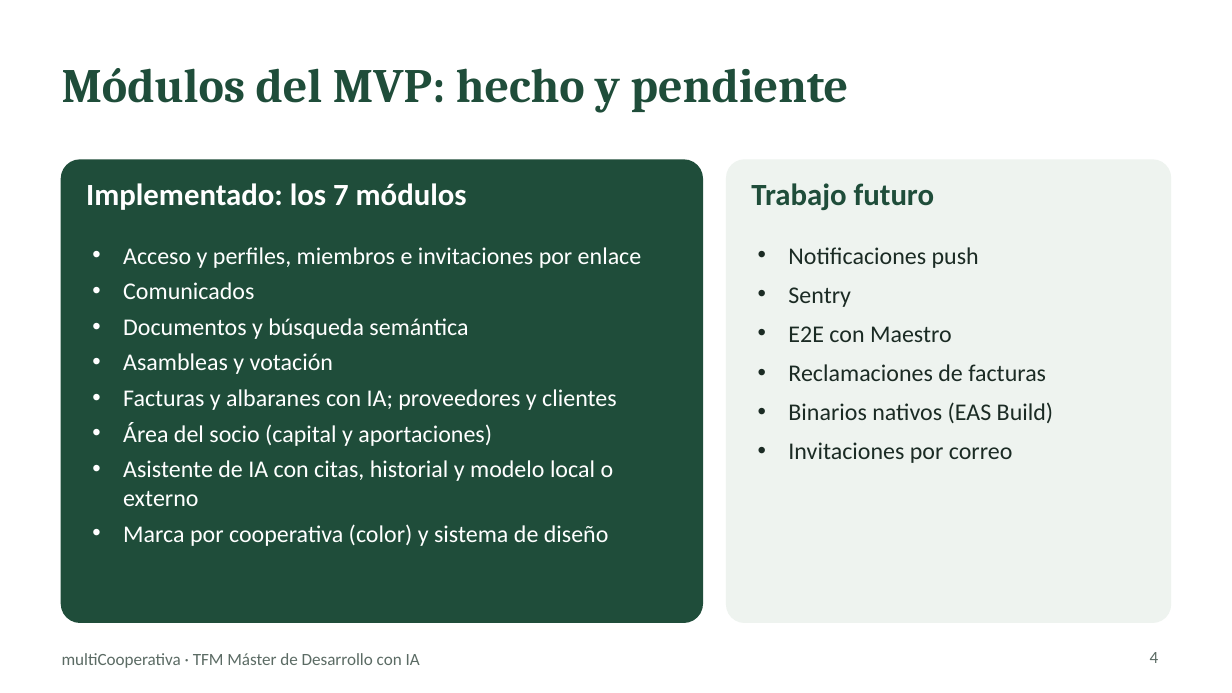
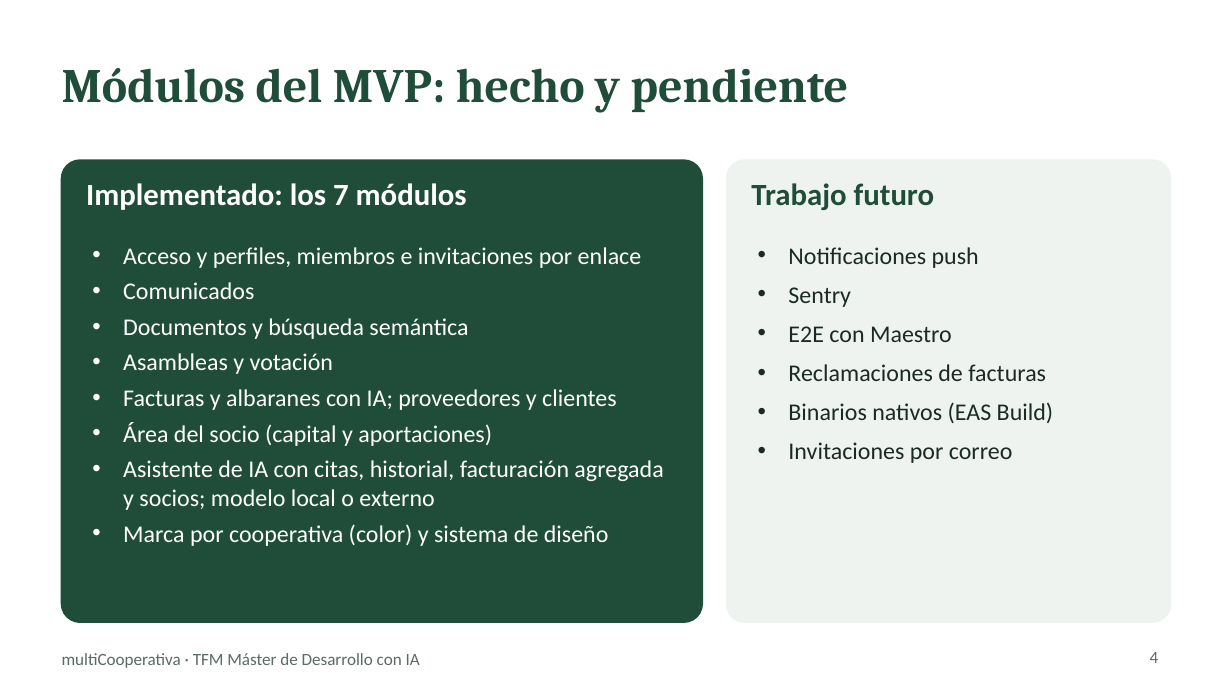
Before and after one commit to chaparro2001/multiCooperativa, a slide deck: slide 4 of docs/slides/multicooperativa-tfm.pptx. Drawn at 1232x693 pixels with LibreOffice and Linux fonts; fonts in the diff are those of the drawing. Boxes give left, top, right and bottom in pixels: in the first picture for what was removed or moved away, otherwise in the second. Text is boxed around its words. In the diff, an @@ line names an element or a change of style, - is before the commit and + after.

```diff
--- a/docs/slides/multicooperativa-tfm.pptx
+++ b/docs/slides/multicooperativa-tfm.pptx
@@ text at (x1=123, y1=460, x2=663, y2=510): text changed @@
-• Asistente de IA con citas, historial y modelo local o externo
+• Asistente de IA con citas, historial, facturación agregada y socios; modelo local o externo
```
Also in this commit, not shown: 8 other slides changed, 2 other files.
